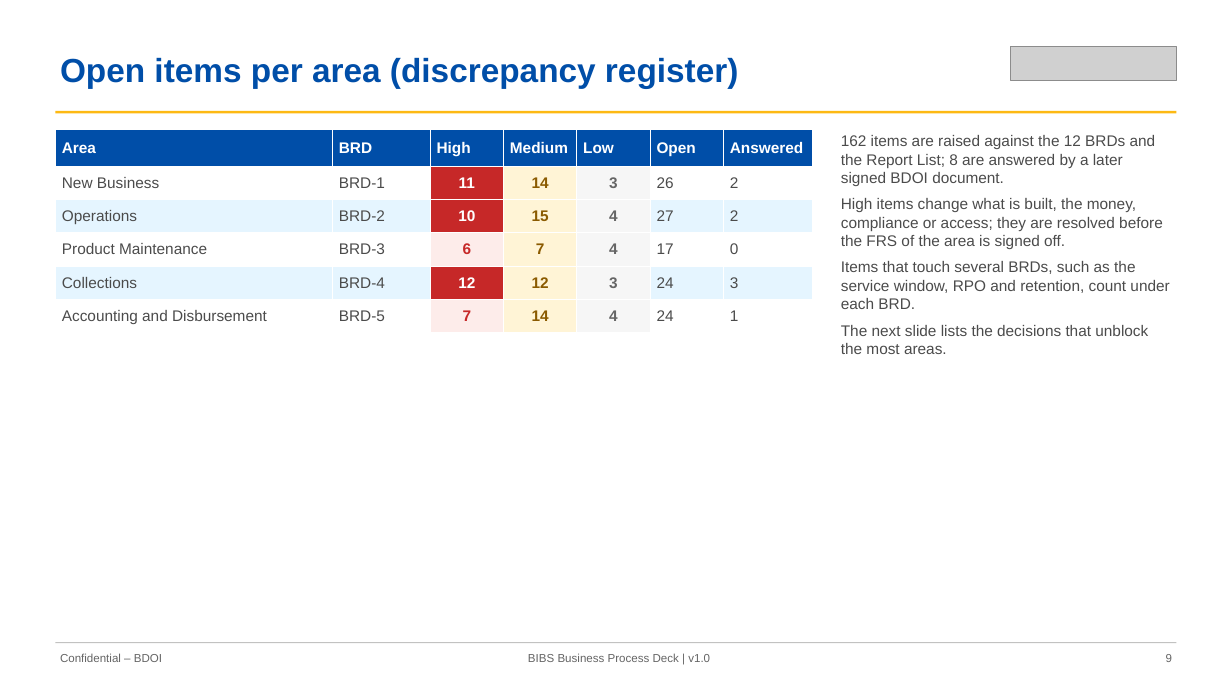
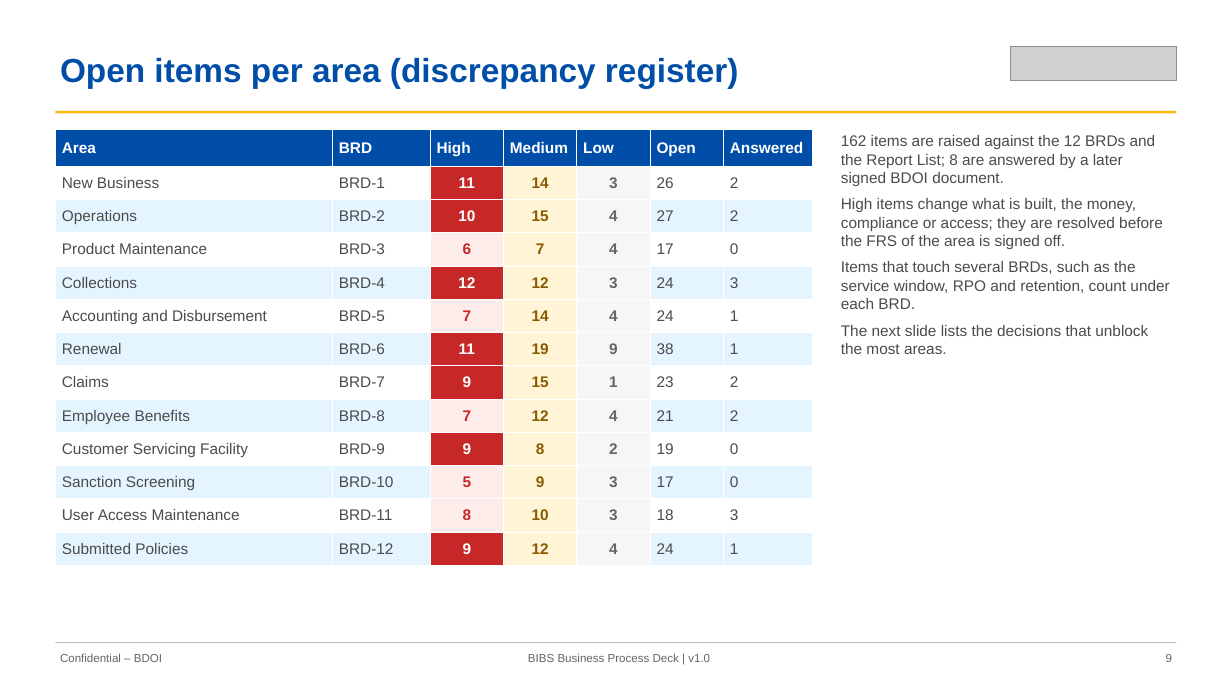
Before and after one commit to IortaTexhNXT-DEV/FinVerse, a slide deck: slide 9 of docs/deliverables/out/Decks/BIBS_Deck_BRD-00_Business_Process_AsIs_Envisioned_BestPractice_v1.0.pptx. Drawn at 1232x693 pixels with LibreOffice and Linux fonts; fonts in the diff are those of the drawing; grey boxes stand for pictures. Boxes give left, top, right and bottom in pixels: in the first picture for what was removed or moved away, otherwise in the second. Text is boxed around its words. In the diff, an @@ line names an element or a change of style, - is before the commit and + after.

```diff
--- a/docs/deliverables/out/Decks/BIBS_Deck_BRD-00_Business_Process_AsIs_Envisioned_BestPractice_v1.0.pptx
+++ b/docs/deliverables/out/Decks/BIBS_Deck_BRD-00_Business_Process_AsIs_Envisioned_BestPractice_v1.0.pptx
@@ table at (x1=55, y1=129, x2=812, y2=566) @@
+row 7: Renewal | BRD-6 | 11 | 19 | 9 | 38 | 1
+row 8: Claims | BRD-7 | 9 | 15 | 1 | 23 | 2
+row 9: Employee Benefits | BRD-8 | 7 | 12 | 4 | 21 | 2
+row 10: Customer Servicing Facility | BRD-9 | 9 | 8 | 2 | 19 | 0
+row 11: Sanction Screening | BRD-10 | 5 | 9 | 3 | 17 | 0
+row 12: User Access Maintenance | BRD-11 | 8 | 10 | 3 | 18 | 3
+row 13: Submitted Policies | BRD-12 | 9 | 12 | 4 | 24 | 1
```
Also in this commit, not shown: 6 other slides changed, 56 slides added, 42 other files.
